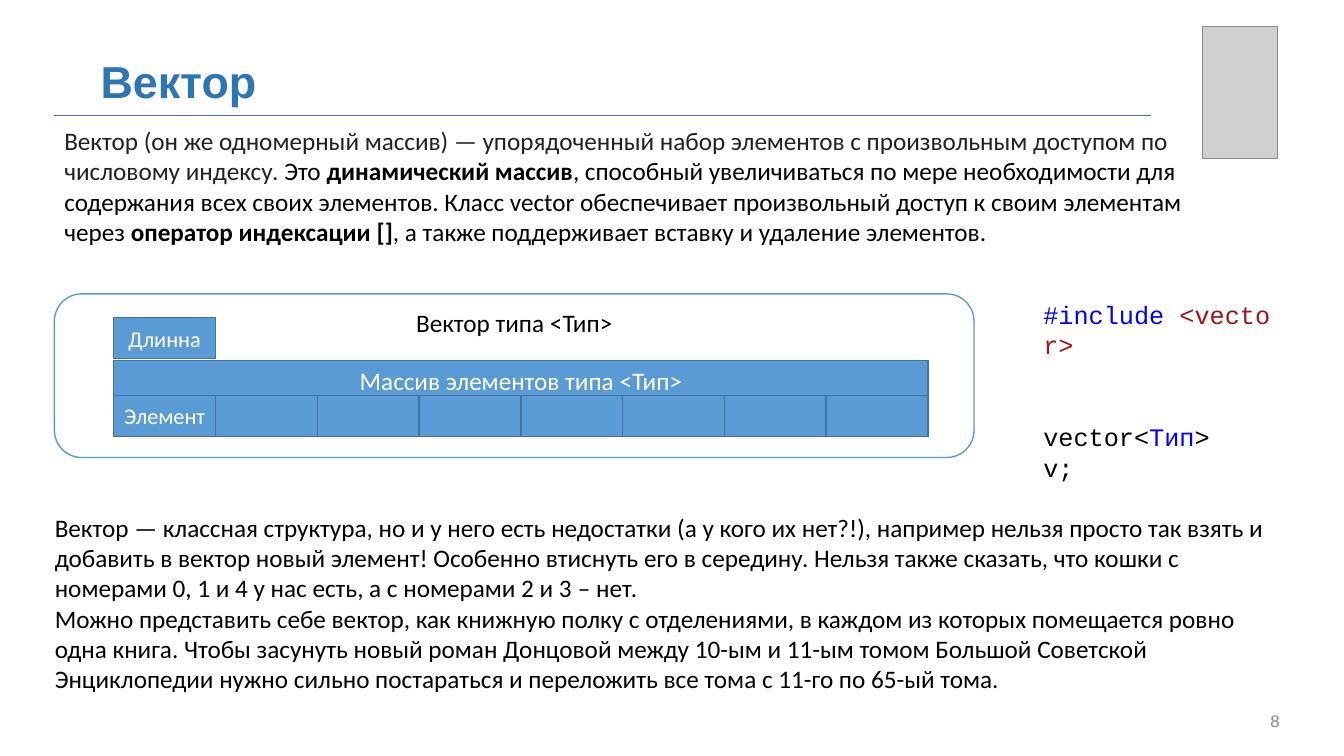
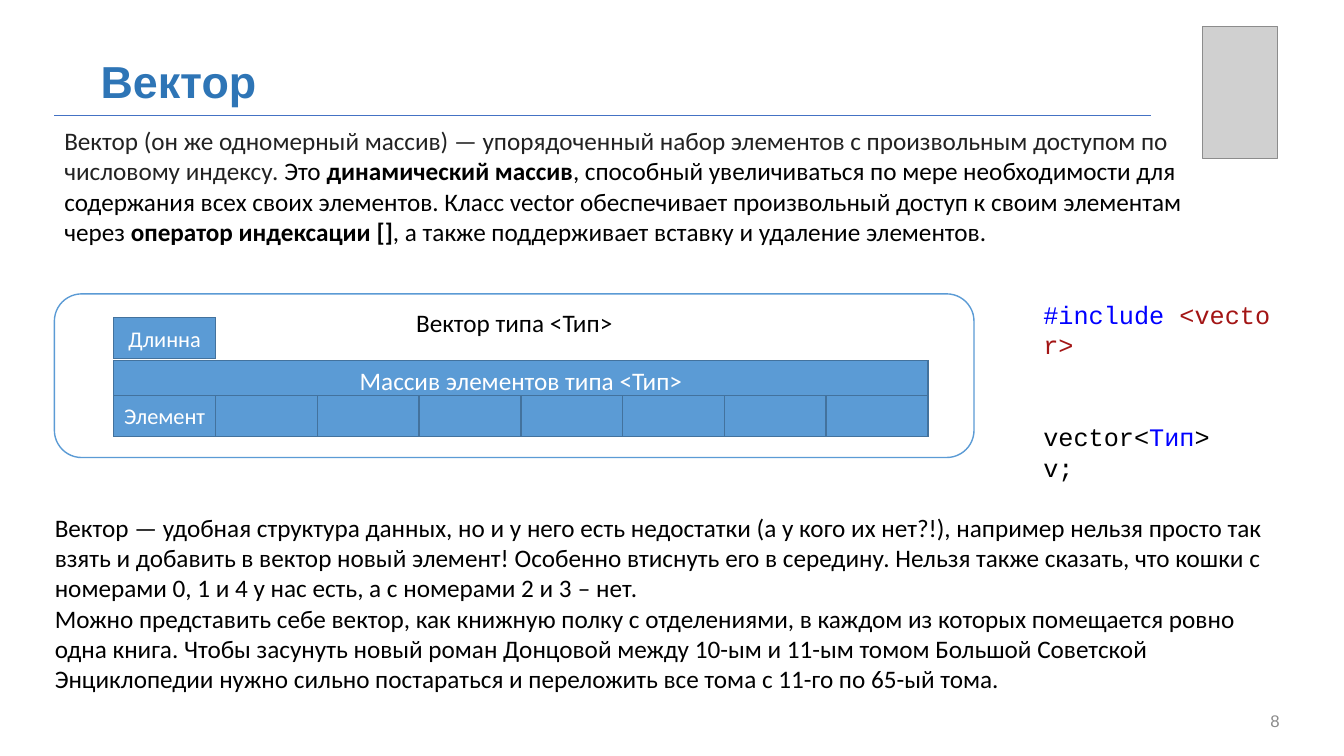
Before and after one commit to MUCTR-IKT-CPP/cpp_course, a slide deck: slide 8 of Лекции/2025/8/Контейнеры.pptx. Drawn at 1344x756 pixels with LibreOffice and Linux fonts; fonts in the diff are those of the drawing; grey boxes stand for pictures; background and template pictures are left out. Boxes give left, top, right and bottom in pixels: in the first picture for what was removed or moved away, otherwise in the second. Text is boxed around its words. In the diff, an @@ line names an element or a change of style, - is before the commit and + after.

```diff
--- a/Лекции/2025/8/Контейнеры.pptx
+++ b/Лекции/2025/8/Контейнеры.pptx
@@ text at [55, 518, 1261, 692]: text changed @@
-Вектор — классная структура, но и у него есть недостатки (а у кого их нет?!), например нельзя просто так взять и добавить в вектор новый элемент! Особенно втиснуть его в середину. Нельзя также сказать, что кошки с номерами 0, 1 и 4 у нас есть, а с номерами 2 и 3 – нет.
-Можно представить себе вектор, как книжную полку с отделениями, в каждом из которых помещается ровно одна книга. Чтобы засунуть новый роман Донцовой между 10-ым и 11-ым томом Большой Советской Энциклопедии нужно сильно постараться и переложить все тома с 11-го по 65-ый тома.
+Вектор — удобная структура данных, но и у него есть недостатки (а у кого их нет?!), например нельзя просто так взять и добавить в вектор новый элемент! Особенно втиснуть его в середину. Нельзя также сказать, что кошки с номерами 0, 1 и 4 у нас есть, а с номерами 2 и 3 – нет.
+Можно представить себе вектор, как книжную полку с отделениями, в каждом из которых помещается ровно одна книга. Чтобы засунуть новый роман Донцовой между 10-ым и 11-ым томом Большой Советской Энциклопедии нужно сильно постараться и переложить все тома с 11-го по 65-ый тома.
```
Also in this commit, not shown: 18 other slides changed, 2 slides added.
